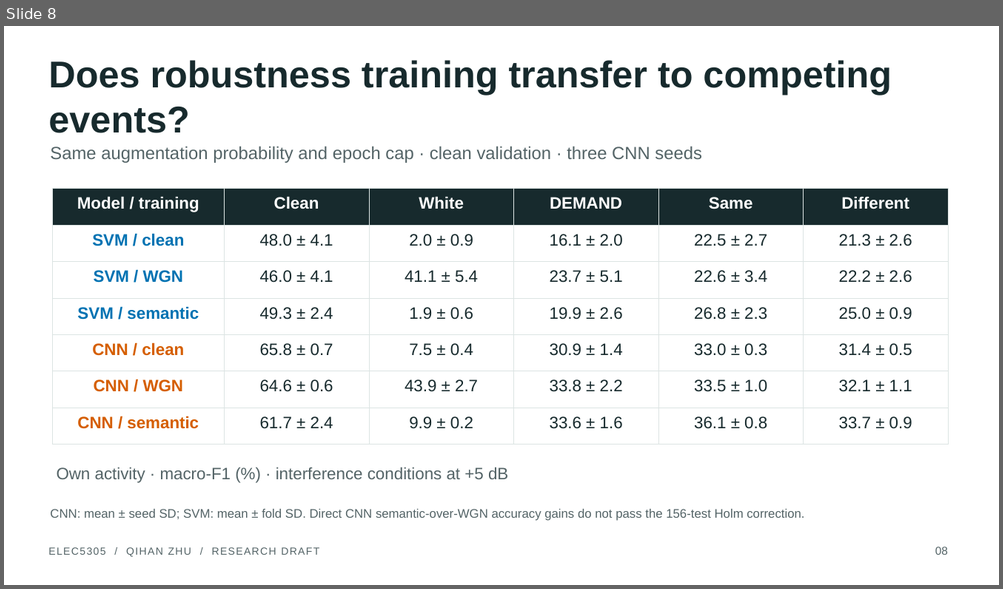
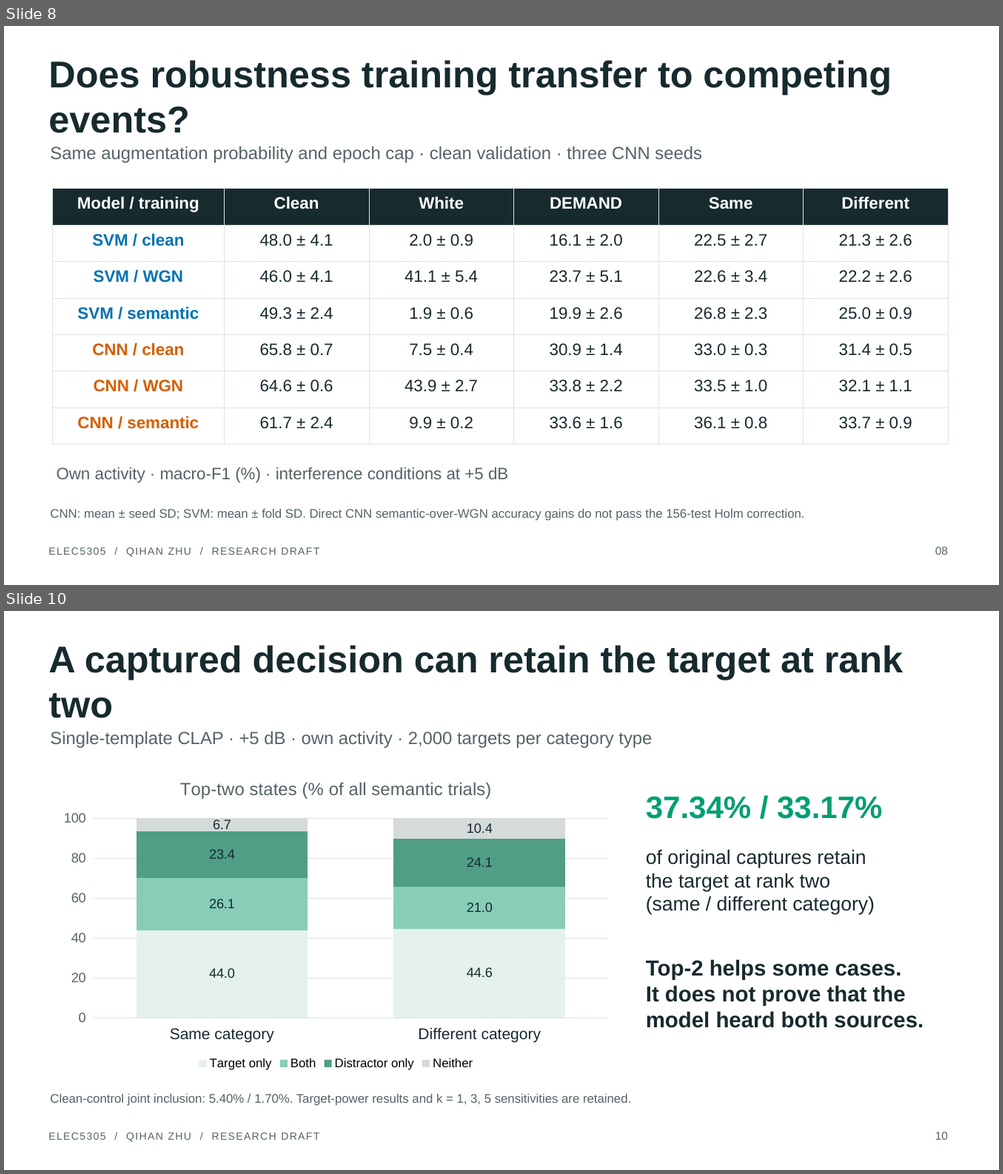
Before and after one commit to Charlie-Uni/elec5305-project-550489593, a slide deck: results/presentation_20261109_draft/research_presentation.pptx. Shown one above the other, each under a label of ours: slide 8 before the commit, slides 8 and 10 after it; the slides between them are not shown. The pictures are 1003x589 and 1003x1174 pixels, drawn with LibreOffice and Linux fonts; fonts in the diff are those of the drawing. Boxes give left, top, right and bottom in pixels: in the first picture for what was removed or moved away, otherwise in the second. Text is boxed around its words. In the diff, an @@ line names an element or a change of style, - is before the commit and + after.

```diff
--- a/results/presentation_20261109_draft/research_presentation.pptx
+++ b/results/presentation_20261109_draft/research_presentation.pptx
@@ slide 10 added at box(4, 611, 999, 1170), background #FFFFFF @@
@@ text added at box(48, 645, 902, 718), 36 pt, text #172A2D, bold @@
+A captured decision can retain the target at rank two
@@ text added at box(50, 731, 652, 748), 17 pt, text #536366 @@
+Single-template CLAP · +5 dB · own activity · 2,000 targets per category type
@@ column stacked chart added at box(53, 764, 620, 1073) @@
+title "Top-two states (% of all semantic trials)"
+categories: Same category, Different category
+Target only: 44, 44.6
+Both: 26.1, 21
+Distractor only: 23.4, 24.1
+Neither: 6.7, 10.3
@@ text added at box(646, 796, 882, 819), 30 pt, text #009E73, bold @@
+37.34% / 33.17%
@@ text added at box(646, 849, 874, 915), 19 pt, text #172A2D @@
+of original captures retain
+the target at rank two
+(same / different category)
@@ text added at box(646, 960, 923, 1028), 21 pt, text #172A2D, bold @@
+Top-2 helps some cases.
+It does not prove that the
+model heard both sources.
@@ text added at box(50, 1094, 631, 1106), 12 pt, text #536366 @@
+Clean-control joint inclusion: 5.40% / 1.70%. Target-power results and k = 1, 3, 5 sensitivities are retained.
@@ text added at box(48, 1133, 319, 1142), 10 pt, text #536366 @@
+ELEC5305 / QIHAN ZHU / RESEARCH DRAFT
@@ text added at box(935, 1132, 948, 1140), 11 pt, text #536366 @@
+10
```
Also in this commit, not shown: 8 slides changed, 2 other slides added, 26 other files.
